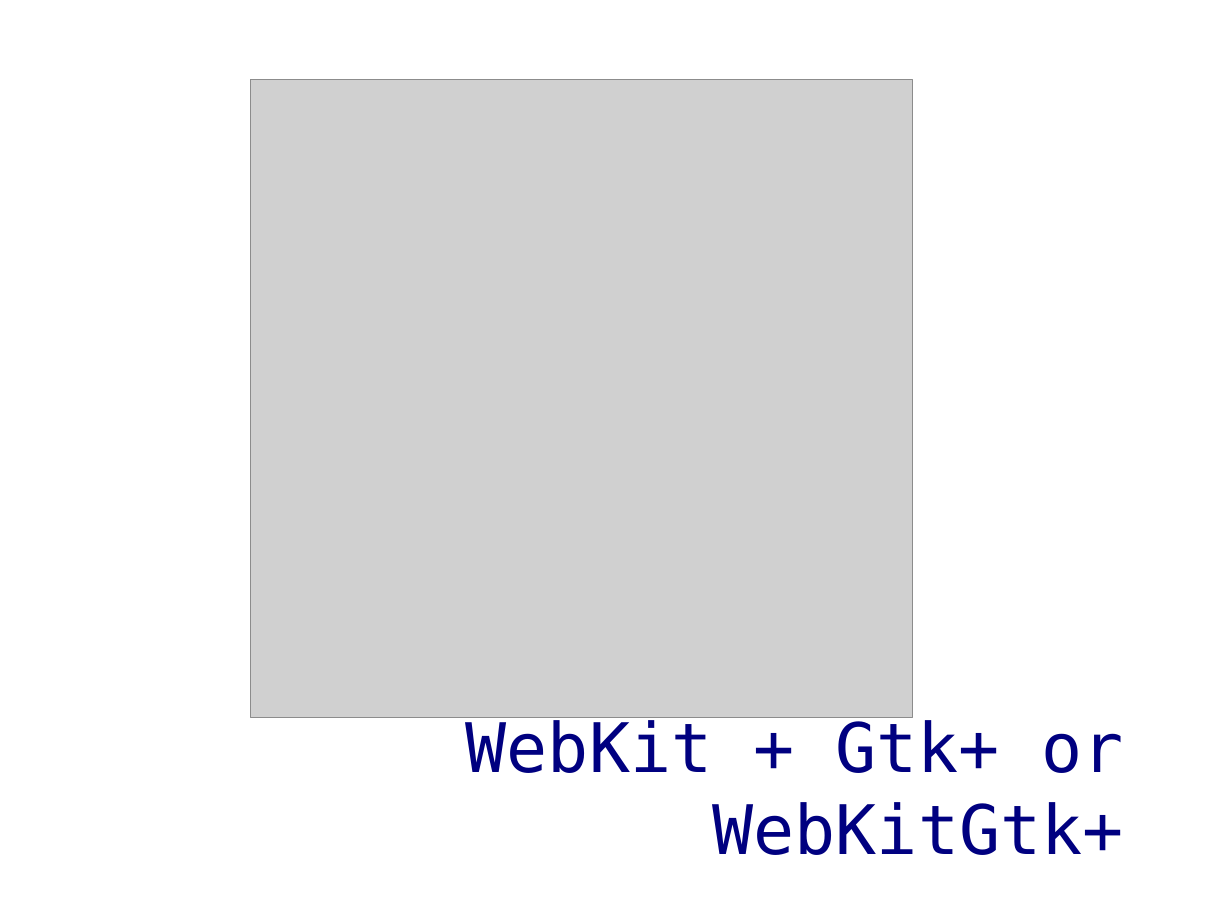
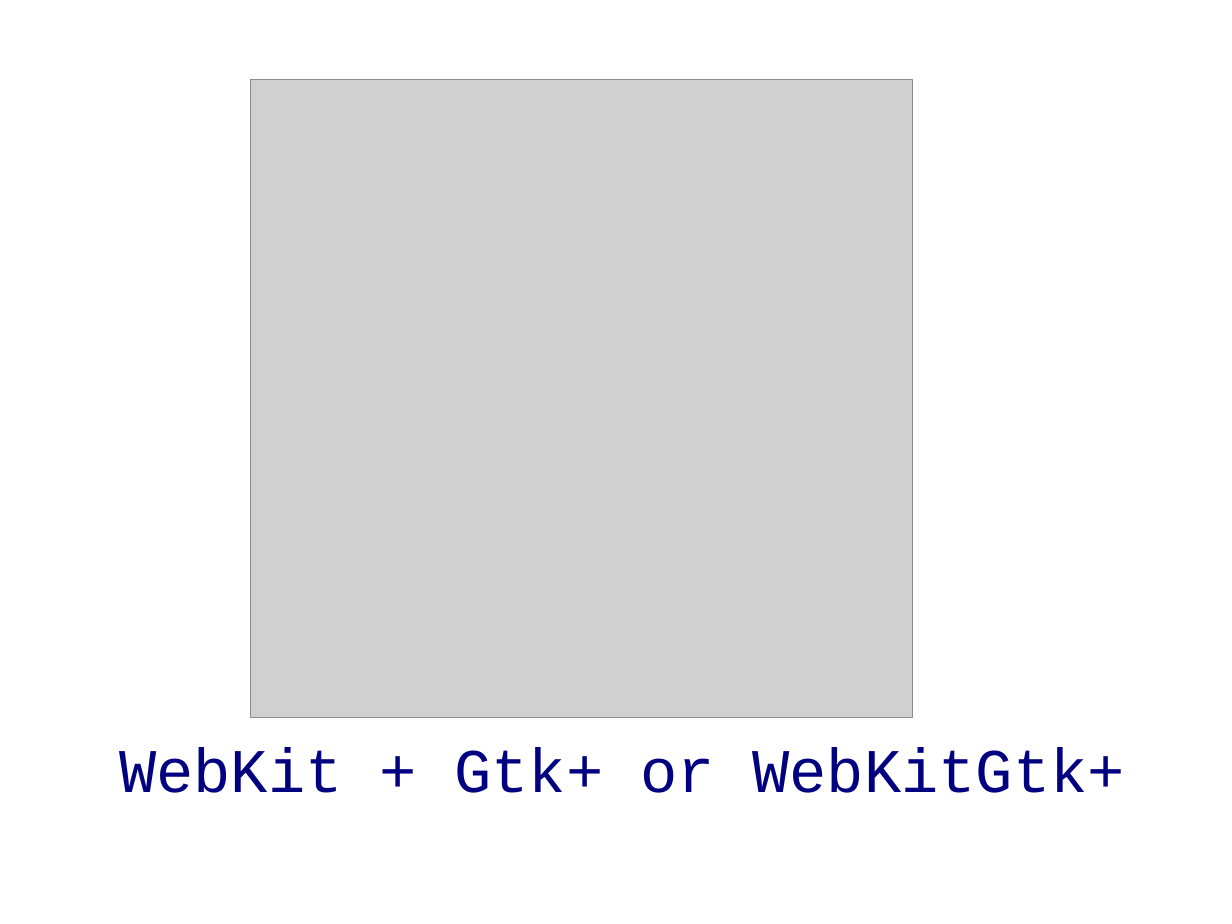
Before and after one commit to ddyngrp/bcit-courses, a slide deck: slide 5 of reports/presentation/spry_presentation.odp. Drawn at 1232x924 pixels with LibreOffice and Linux fonts; fonts in the diff are those of the drawing; grey boxes stand for pictures; background and template pictures are left out. Boxes give left, top, right and bottom in pixels: in the first picture for what was removed or moved away, otherwise in the second. Text is boxed around its words. In the diff, an @@ line names an element or a change of style, - is before the commit and + after.

Commit message:
Fixed fonts

```diff
--- a/reports/presentation/spry_presentation.odp
+++ b/reports/presentation/spry_presentation.odp
@@ text "WebKit + Gtk+ or WebKitGtk+": place and size @@
-text "WebKit + Gtk+ or WebKitGtk+" at box(466, 716, 1124, 855)
+text "WebKit + Gtk+ or WebKitGtk+" at box(119, 748, 1124, 793)
@@ text "WebKit + Gtk+ or WebKitGtk+" at box(119, 748, 1124, 793): size 44 to 40 pt, font DejaVu Sans Mono to Courier New @@
```
Also in this commit, not shown: 13 other slides changed.
